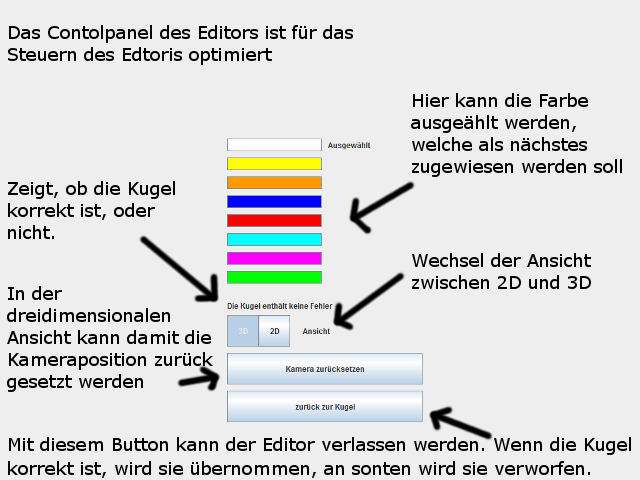
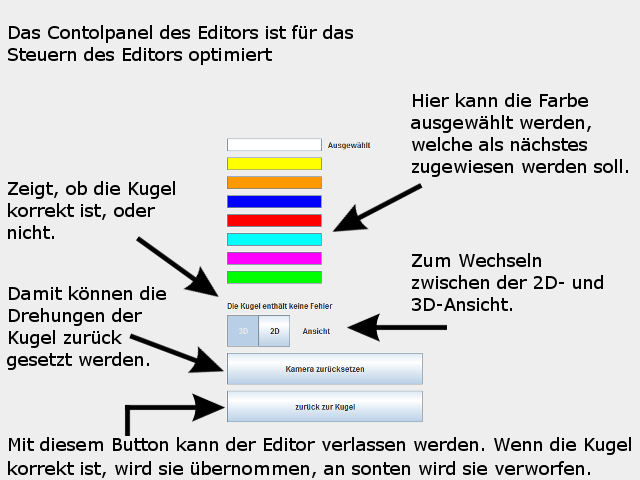
Layers edited between the first and the second 640 x 480 image:
renamed "Wechsel der Ansicht zwischen 2..." to "Zum Wechseln zwischen der 2D- ...", painted on it over [412, 253, 603, 311]
renamed "In der dreidimensionalen Ansic..." to "Damit können die Drehungen der...", painted on it over [7, 286, 213, 392]
renamed "Hier kann die Farbe ausgeählt ..." to "Hier kann die Farbe ausgewählt...", painted on it over [464, 115, 628, 173]
painted on "Das Contolpanel des Editors is..." over [143, 48, 174, 61]
added layer "Ebene #2" above "Ebene" over [124, 183, 447, 436]
hid "Ebene" over [138, 180, 494, 441]
